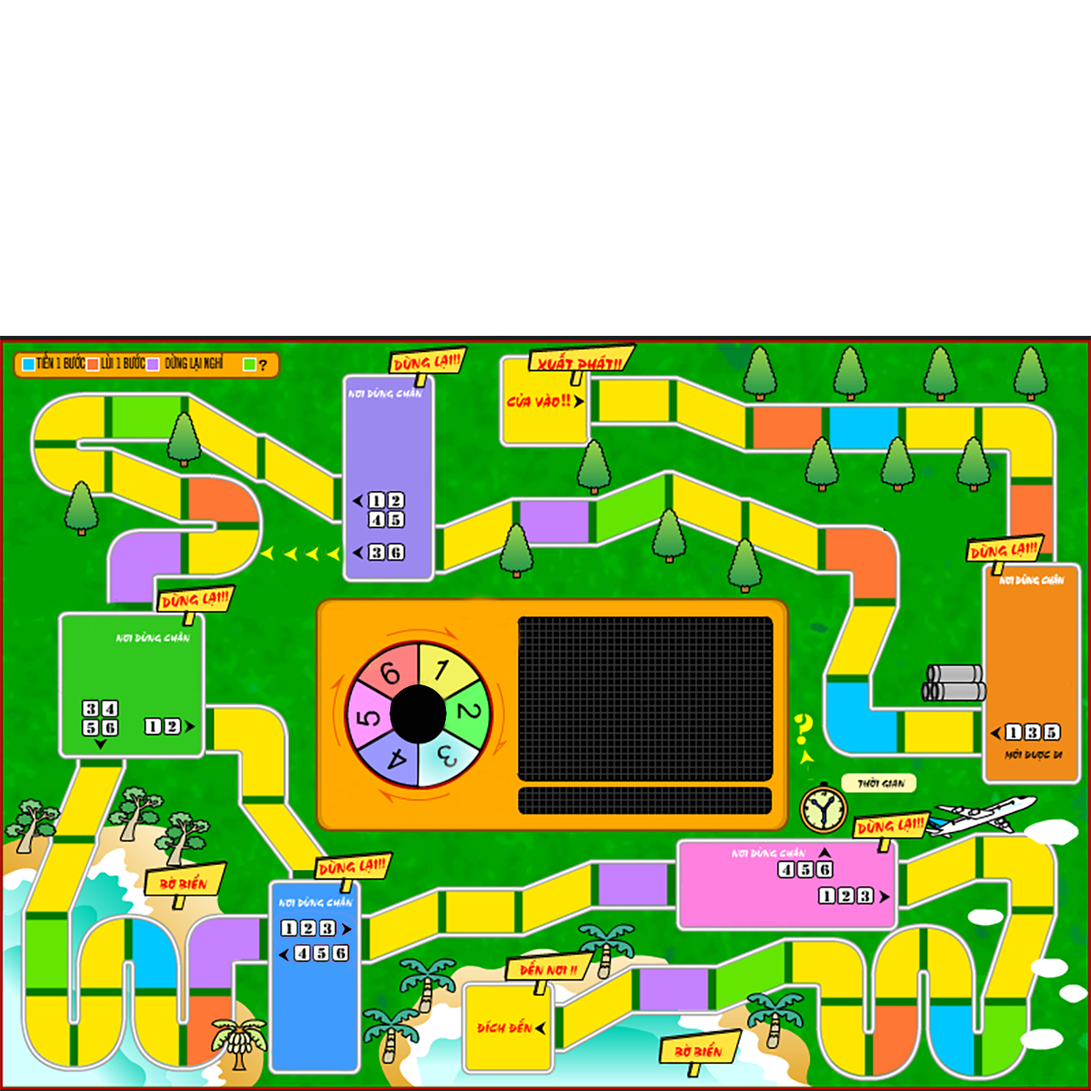
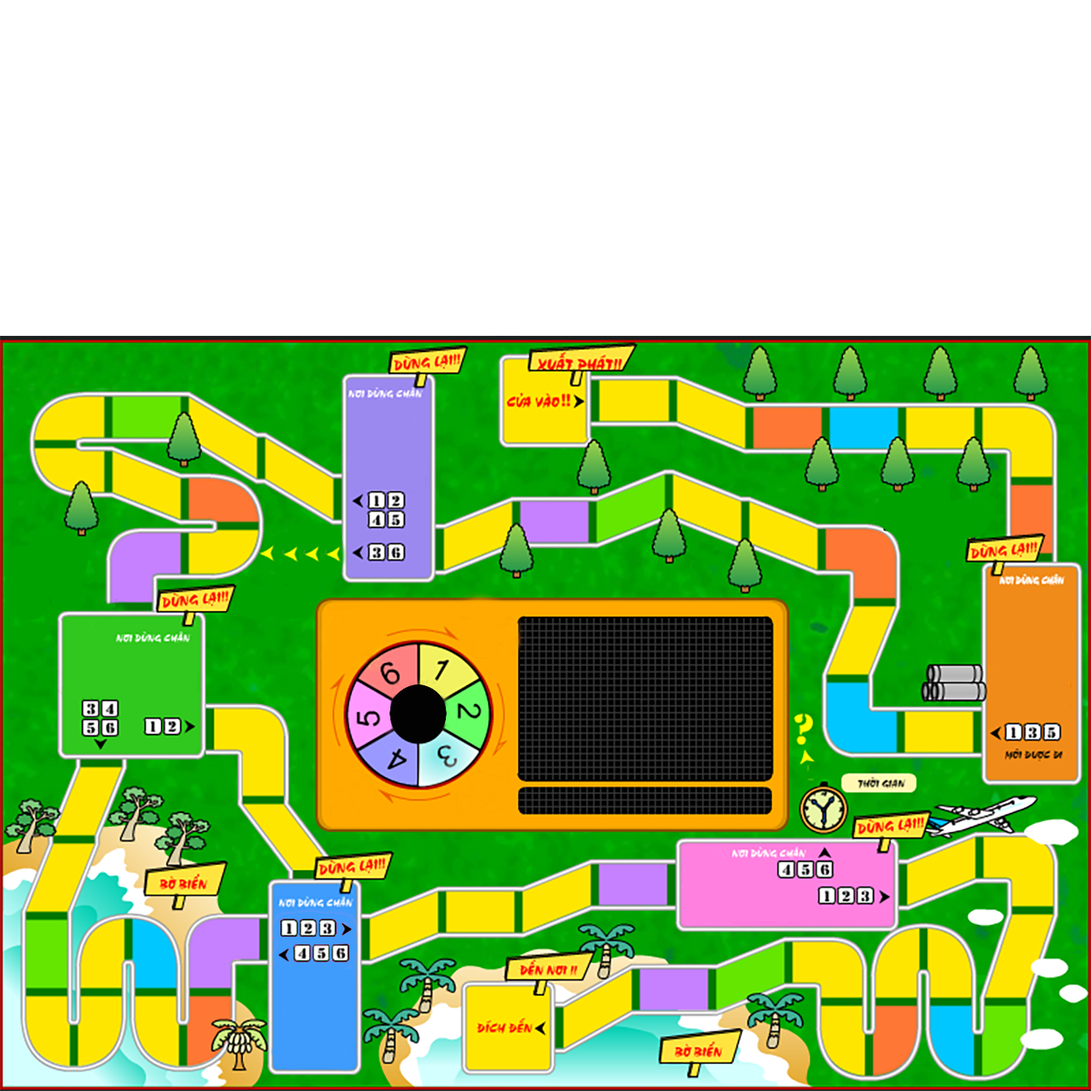
Layered file, before and after one edit (1091×1091). Changes by layer:
painted on "Layer 2" over [0,338,292,408]
